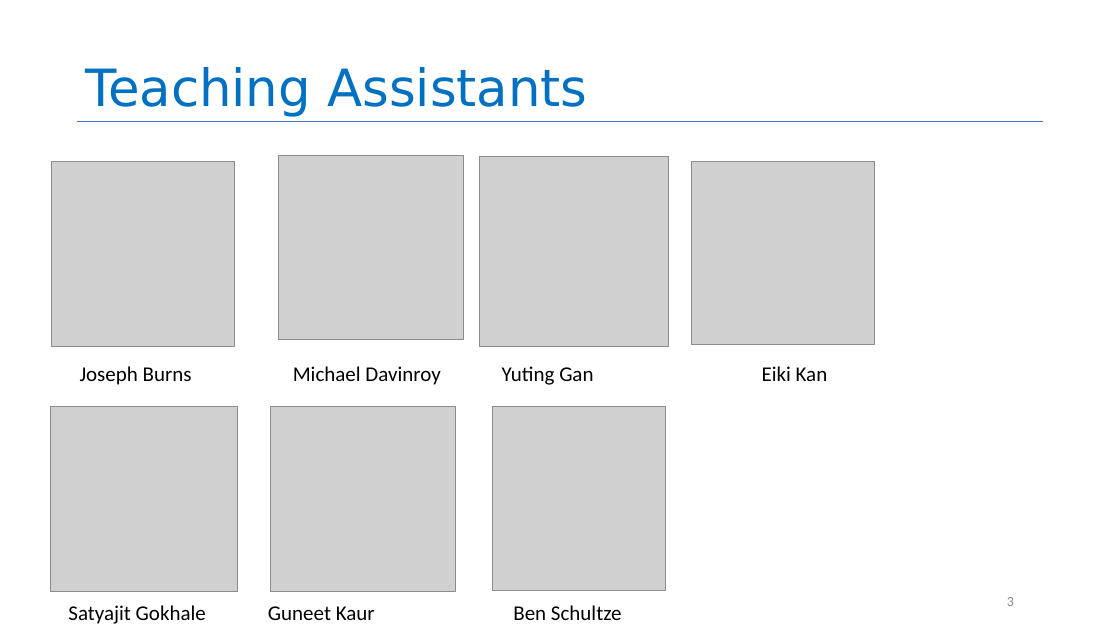
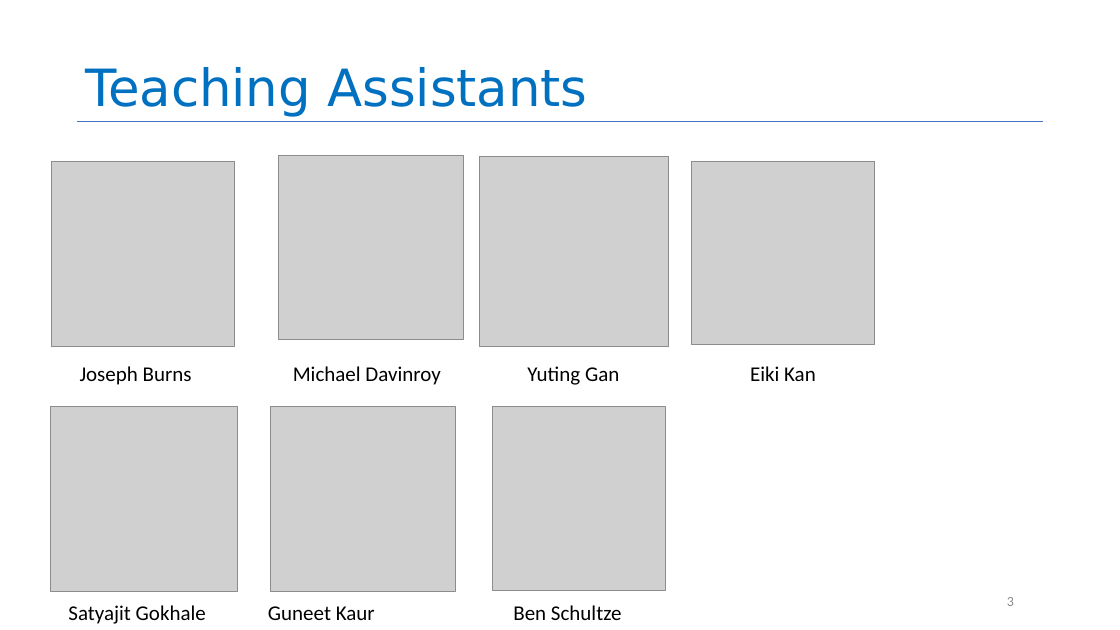
Before and after one commit to neu-se/CS4530-CS5500-Spring-2021, a slide deck: slide 3 of Slides/Lesson 1.1 Course Introduction.pptx. Drawn at 1120x630 pixels with LibreOffice and Linux fonts; fonts in the diff are those of the drawing; grey boxes stand for pictures. Boxes give left, top, right and bottom in pixels: in the first picture for what was removed or moved away, otherwise in the second. Text is boxed around its words. In the diff, an @@ line names an element or a change of style, - is before the commit and + after.

```diff
--- a/Slides/Lesson 1.1 Course Introduction.pptx
+++ b/Slides/Lesson 1.1 Course Introduction.pptx
@@ text "Yuting Gan": place and size @@
-text "Yuting Gan" at (502, 366, 593, 385)
+text "Yuting Gan" at (527, 366, 619, 385)
@@ text "Eiki Kan": place and size @@
-text "Eiki Kan" at (762, 366, 828, 381)
+text "Eiki Kan" at (750, 366, 816, 381)
```
Also in this commit, not shown: 8 other slides changed, 1 slide added.
